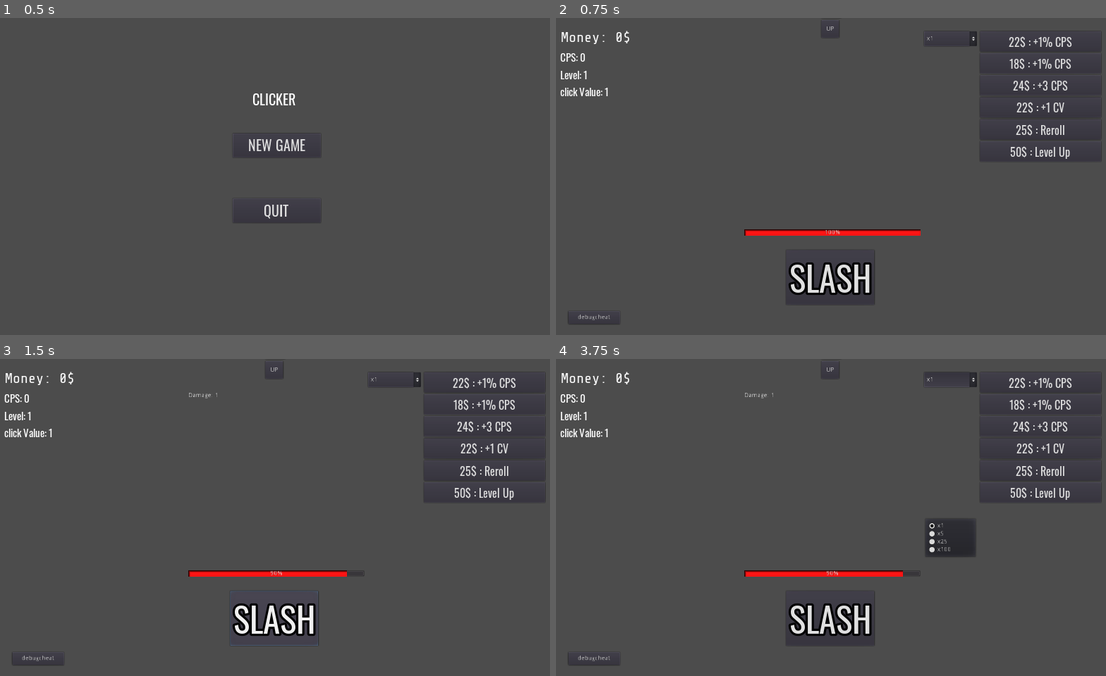
Above: before the commit, frames 1-4 (two rows, left to right).
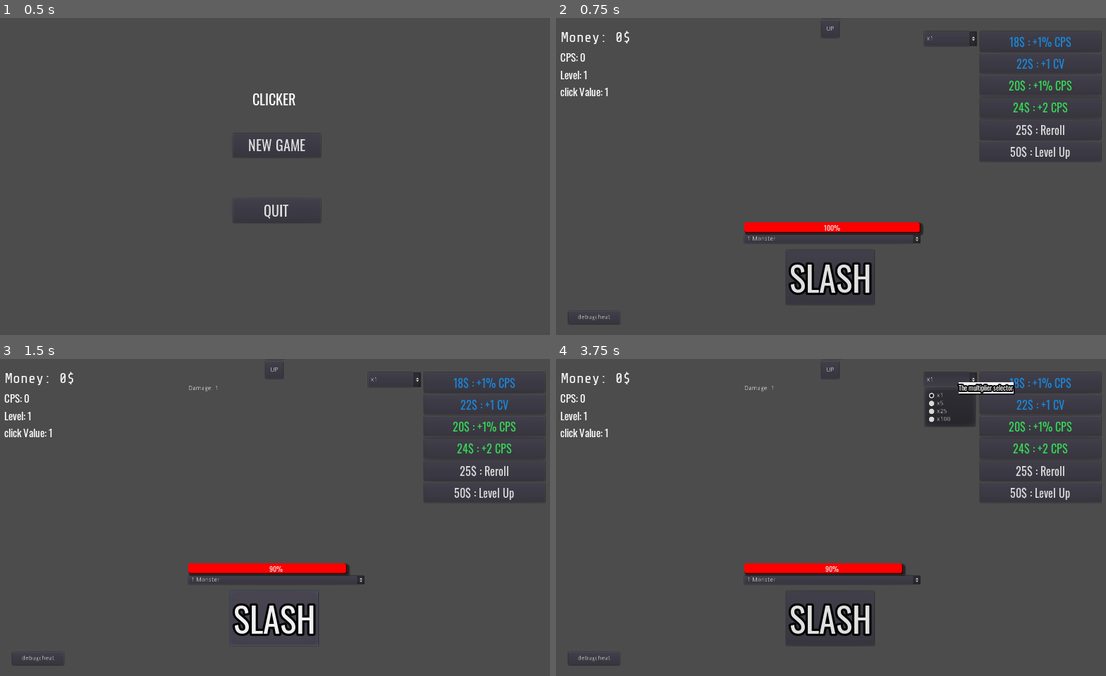
Above: after the commit, the same moments.

Repository: Seliaste/BadClickerProject
Game: Godot game, scene res://mainMenu/mainMenu.tscn
Two runs of this game, one before a commit and one after it. Both use one fixed random seed, a clock stepped at 60 frames per second and the inputs below.
Inputs:
- Up to frame 1 (0.5 s): no input
- Up to frame 2 (0.75 s): click "NEW GAME" at 0.5 s
- Up to frame 3 (1.5 s): click "SLASH" at 1.25 s
- Up to frame 4 (3.75 s): click "25$ : Reroll" at 2 s; click "50$ : Level Up" at 2.75 s; click "x1" at 3.5 s

Frame 1 is identical in both runs. In frame 2, 2.3% of the frame differs, in the area x 34-94%, y 5-72%; in frame 3, 2.2%; in frame 4, 4.5%.

Commit message:
added so many things I don't remember what

Diff:
--- a/Monster.gd
+++ b/Monster.gd
@@ -7,33 +7,56 @@
 onready var lifebar = get_node("/root/Node2D/Monster/VBoxContainer/ProgressBar")
 onready var logs = get_node("/root/Node2D/Monster/VBoxContainer/Log")
 var rng = RandomNumberGenerator.new()
+var monsterNum = 1
+var currmonsterNum = 1
+var isSpawned = true
 
 func _ready():
 	spawnBoss()
 
 func spawnBoss():
+	currmonsterNum = monsterNum
 	rng.randomize()
-	maxlife = ceil(10 * rng.randf_range(0.9,1.1) * player.level)
+	maxlife = ceil(10 * rng.randf_range(0.9,1.1) * (pow(player.level,2)) * currmonsterNum)
 	life = maxlife
 	refreshLife()
+	print(currmonsterNum)
 
 func damage(damageAmount: float, showdmg = false):
-	if damageAmount > 0:
+	if damageAmount > 0 and isSpawned == true:
 		life -= damageAmount
 		if showdmg:
 			logs.text += "Damage: " + str(damageAmount) + "\n"
 		if life <= 0:
 			var remainingdmg = -life
+			var earnedMoney = rng.randi_range(2,10) * player.level * currmonsterNum
+			var deathMessage = ""
+			match currmonsterNum:
+				1:
+					deathMessage = "You killed the monster and won : "+str(earnedMoney)+" $ \n"
+				5:
+					deathMessage = "You killed 5 monsters and won : "+str(earnedMoney)+" $ \n"
+				25:
+					deathMessage = "You killed 25 monsters and won : "+str(earnedMoney)+" $ \n"
+				500:
+					deathMessage = "You killed 500 monsters and won : "+str(earnedMoney)+" $ \n"
+			if logs.text.length() > 2000:
+				logs.text = logs.text.right(100) + deathMessage
+			else:
+				logs.text += deathMessage
+			player.money += earnedMoney
+			player.killed += currmonsterNum
+			isSpawned = false
+			lifebar.value = 0
+			yield(get_tree().create_timer(0.2), "timeout")
 			spawnBoss()
-			var earnedMoney = rng.randi_range(2,10) * player.level
-			if logs.text.length() > 2000:
-				logs.text = logs.text.right(100) + "You killed the monster and won : "+str(earnedMoney)+" $ \n"
-			else:
-				logs.text += "You killed the monster and won : "+str(earnedMoney)+" $ \n"
-			player.money += earnedMoney
 			damage(remainingdmg)
+			isSpawned = true
 		refreshLife()
 
 func refreshLife():
 	lifebar.value = (life/maxlife)*100
 	lifebar.hint_tooltip = str(life)+"/"+str(maxlife)
+
+func _on_OptionButton_item_selected(_index: int):
+	monsterNum = get_node("VBoxContainer/OptionButton").get_selected_id()
--- a/gameScene.tscn
+++ b/gameScene.tscn
@@ -9,6 +9,7 @@
 [ext_resource path="res://player/SavePannelScript.gd" type="Script" id=7]
 [ext_resource path="res://gameScene.gd" type="Script" id=8]
 [ext_resource path="res://player/buttonManagementScript.gd" type="Script" id=9]
+[ext_resource path="res://mainMenu/styleLifeBar.tres" type="StyleBox" id=10]
 
 [sub_resource type="DynamicFont" id=1]
 size = 27
@@ -19,40 +20,42 @@
 size = 27
 font_data = ExtResource( 4 )
 
-[sub_resource type="DynamicFont" id=7]
+[sub_resource type="DynamicFont" id=3]
 size = 79
 outline_size = 5
 outline_color = Color( 0, 0, 0, 1 )
 font_data = ExtResource( 4 )
 
-[sub_resource type="DynamicFont" id=3]
+[sub_resource type="DynamicFont" id=4]
 size = 32
 font_data = ExtResource( 6 )
 
-[sub_resource type="DynamicFont" id=4]
+[sub_resource type="DynamicFont" id=5]
 size = 24
 font_data = ExtResource( 4 )
 
-[sub_resource type="StyleBoxFlat" id=8]
-bg_color = Color( 1, 0.0784314, 0.0784314, 1 )
-border_width_left = 5
-border_width_top = 5
-border_color = Color( 0, 0, 0, 1 )
-border_blend = true
-corner_detail = 9
-
-[sub_resource type="StyleBoxFlat" id=5]
+[sub_resource type="StyleBoxFlat" id=6]
 bg_color = Color( 0.952941, 0.945098, 0.945098, 1 )
 border_color = Color( 0, 0, 0, 1 )
 shadow_color = Color( 0, 0, 0, 0.780392 )
 shadow_size = 2
 shadow_offset = Vector2( 2, 2 )
 
-[sub_resource type="DynamicFont" id=6]
+[sub_resource type="DynamicFont" id=7]
 outline_size = 3
 font_data = ExtResource( 4 )
 
+[sub_resource type="StyleBoxEmpty" id=8]
+
+[sub_resource type="DynamicFont" id=9]
+size = 17
+font_data = ExtResource( 4 )
+
 [node name="Node2D" type="Control"]
+margin_left = 639.584
+margin_top = 360.008
+margin_right = 639.584
+margin_bottom = 360.008
 script = ExtResource( 8 )
 __meta__ = {
 "_edit_use_anchors_": false
@@ -71,10 +74,10 @@
 [node name="AscendContainer" type="VBoxContainer" parent="UpgradesPanel"]
 anchor_left = 1.0
 anchor_right = 1.0
-margin_left = -200.0
-margin_top = 50.0
-margin_right = -50.0
-margin_bottom = 250.0
+margin_left = -424.061
+margin_top = 66.9897
+margin_right = -82.061
+margin_bottom = 266.99
 alignment = 1
 __meta__ = {
 "_edit_use_anchors_": false
@@ -82,19 +85,31 @@
 
 [node name="AscendLabel" type="Label" parent="UpgradesPanel/AscendContainer"]
 margin_top = 54.0
-margin_right = 154.0
+margin_right = 342.0
 margin_bottom = 95.0
-hint_tooltip = "aezeazaze"
 custom_fonts/font = SubResource( 1 )
 text = "ASCENTION"
 align = 1
 
 [node name="AscendButton" type="Button" parent="UpgradesPanel/AscendContainer"]
 margin_top = 99.0
-margin_right = 154.0
+margin_right = 342.0
 margin_bottom = 146.0
 custom_fonts/font = SubResource( 2 )
 text = "Ascend : +# AP"
+
+[node name="CanvasLayer" type="CanvasLayer" parent="UpgradesPanel/AscendContainer"]
+
+[node name="ConfirmationDialog" type="ConfirmationDialog" parent="UpgradesPanel/AscendContainer/CanvasLayer"]
+margin_left = 486.288
+margin_top = -424.554
+margin_right = 829.288
+margin_bottom = -349.554
+dialog_text = "Are you sure you want to ascend? This will reset everything and permanently boost your stats"
+dialog_autowrap = true
+__meta__ = {
+"_edit_use_anchors_": false
+}
 
 [node name="SkillTreeContainer" type="VBoxContainer" parent="UpgradesPanel"]
 margin_right = 644.0
@@ -277,9 +292,9 @@
 }
 
 [node name="mainPanel" type="Control" parent="."]
-margin_left = -645.0
+margin_left = -645.455
 margin_top = -354.748
-margin_right = 635.0
+margin_right = 634.545
 margin_bottom = 365.252
 mouse_filter = 1
 __meta__ = {
@@ -318,7 +333,6 @@
 [node name="BuyButton1" type="Button" parent="mainPanel/buyContainer"]
 margin_right = 275.0
 margin_bottom = 47.0
-hint_tooltip = "azeaze"
 mouse_filter = 1
 mouse_default_cursor_shape = 2
 custom_fonts/font = SubResource( 2 )
@@ -382,6 +396,7 @@
 margin_top = 25.0
 margin_right = -307.498
 margin_bottom = 59.0
+hint_tooltip = "The multiplier selector"
 mouse_filter = 1
 mouse_default_cursor_shape = 2
 text = "x1"
@@ -393,7 +408,7 @@
 
 [node name="AudioStreamPlayer" type="AudioStreamPlayer" parent="mainPanel"]
 stream = ExtResource( 3 )
-volume_db = -6.0
+volume_db = -80.0
 autoplay = true
 
 [node name="UP" type="Button" parent="mainPanel"]
@@ -470,6 +485,7 @@
 script = ExtResource( 2 )
 
 [node name="Camera2D" type="Camera2D" parent="Player"]
+position = Vector2( 640, 360 )
 current = true
 
 [node name="MoneyLabel" type="Label" parent="Player/Camera2D"]
@@ -508,23 +524,42 @@
 "_edit_use_anchors_": false
 }
 
+[node name="CanvasLayer" type="CanvasLayer" parent="."]
+layer = 2
+follow_viewport_enable = true
+
+[node name="Tooltip" type="Label" parent="CanvasLayer"]
+margin_left = 318.0
+margin_top = -434.0
+margin_right = 350.0
+margin_bottom = -409.0
+mouse_filter = 1
+size_flags_horizontal = 3
+size_flags_vertical = 2
+custom_styles/normal = SubResource( 6 )
+custom_fonts/font = SubResource( 7 )
+custom_colors/font_outline_modulate = Color( 0, 0, 0, 1 )
+text = "aezzz"
+__meta__ = {
+"_edit_use_anchors_": false
+}
+
 [node name="Monster" type="Node" parent="."]
 script = ExtResource( 5 )
 
 [node name="VBoxContainer" type="VBoxContainer" parent="Monster"]
-margin_left = -200.0
-margin_top = -300.0
-margin_right = 200.0
-margin_bottom = 150.0
+margin_left = 439.584
+margin_top = 60.0083
+margin_right = 839.584
+margin_bottom = 514.008
 alignment = 1
 __meta__ = {
 "_edit_use_anchors_": false
 }
 
 [node name="Log" type="RichTextLabel" parent="Monster/VBoxContainer"]
-margin_top = 16.0
 margin_right = 400.0
-margin_bottom = 416.0
+margin_bottom = 400.0
 rect_min_size = Vector2( 400, 400 )
 mouse_filter = 1
 scroll_active = false
@@ -534,29 +569,26 @@
 }
 
 [node name="ProgressBar" type="ProgressBar" parent="Monster/VBoxContainer"]
-margin_top = 420.0
+margin_top = 404.0
 margin_right = 400.0
-margin_bottom = 434.0
+margin_bottom = 430.0
 hint_tooltip = "Life: "
 mouse_filter = 1
 mouse_default_cursor_shape = 3
-custom_styles/fg = SubResource( 8 )
+custom_styles/fg = ExtResource( 10 )
+custom_styles/bg = SubResource( 8 )
+custom_fonts/font = SubResource( 9 )
 value = 100.0
 
-[node name="Tooltip" type="Label" parent="."]
-margin_left = -200.0
-margin_top = 122.0
-margin_right = -200.0
-margin_bottom = 147.0
-mouse_filter = 1
-size_flags_horizontal = 3
-size_flags_vertical = 2
-custom_styles/normal = SubResource( 5 )
-custom_fonts/font = SubResource( 6 )
-custom_colors/font_outline_modulate = Color( 0, 0, 0, 1 )
-__meta__ = {
-"_edit_use_anchors_": false
-}
+[node name="OptionButton" type="OptionButton" parent="Monster/VBoxContainer"]
+margin_top = 434.0
+margin_right = 400.0
+margin_bottom = 454.0
+text = "1 Monster"
+items = [ "1 Monster", null, false, 1, null, "5 Monsters", null, false, 5, null, "25 Monsters", null, false, 25, null, "500 Monsters", null, false, 500, null ]
+selected = 0
+[connection signal="pressed" from="UpgradesPanel/AscendContainer/AscendButton" to="Player" method="_on_AscendButton_pressed"]
+[connection signal="confirmed" from="UpgradesPanel/AscendContainer/CanvasLayer/ConfirmationDialog" to="Player" method="_on_ConfirmationDialog_confirmed"]
 [connection signal="pressed" from="UpgradesPanel/Down" to="Player" method="_on_Down_pressed"]
 [connection signal="pressed" from="mainPanel/clickButton" to="Player" method="_on_Button_pressed"]
 [connection signal="pressed" from="mainPanel/buyContainer/BuyButton1" to="Player" method="_on_BuyButton_pressed"]
@@ -570,3 +602,4 @@
 [connection signal="pressed" from="SavePannel/Save" to="SavePannel" method="_on_Save_pressed"]
 [connection signal="pressed" from="SavePannel/Return" to="SavePannel" method="_on_Return_pressed"]
 [connection signal="pressed" from="debugButton" to="Player" method="_on_DebugButton_pressed"]
+[connection signal="item_selected" from="Monster/VBoxContainer/OptionButton" to="Monster" method="_on_OptionButton_item_selected"]
--- /dev/null
+++ b/mainMenu/styleLifeBar.tres
@@ -0,0 +1,15 @@
+[gd_resource type="StyleBoxFlat" format=2]
+
+[resource]
+bg_color = Color( 1, 0, 0, 1 )
+border_width_right = 3
+border_width_bottom = 3
+border_color = Color( 0, 0, 0, 1 )
+border_blend = true
+corner_radius_top_left = 5
+corner_radius_top_right = 5
+corner_radius_bottom_right = 5
+corner_radius_bottom_left = 5
+shadow_color = Color( 0, 0, 0, 0.505882 )
+shadow_size = 4
+shadow_offset = Vector2( 4, 4 )
--- a/player/Player.gd
+++ b/player/Player.gd
@@ -10,12 +10,16 @@
 var level = 1
 var moneyLabel = "-"
 var timePlayed = 0
+var newpowr = 1
+var currpowr = 1
+var killed = 0
 const MAX_DIGITS: int = 10
 var newLevelCost: int = 50
-onready var tooltip = get_node("/root/Node2D/Tooltip")
+onready var tooltip = get_node("/root/Node2D/CanvasLayer/Tooltip")
 const q = 1.2
 onready var buyContainer = get_node("/root/Node2D/mainPanel/buyContainer")
 onready var monster = get_node("/root/Node2D/Monster")
+onready var ascentionbtn = get_node("/root/Node2D/UpgradesPanel/AscendContainer/AscendButton")
 func save():
 	var save_dict = {
 		"filename" : get_filename(),
@@ -62,7 +66,7 @@
 # Called every frame. 'delta' is the elapsed time since the previous frame.
 func _process(delta):
 	timePlayed += delta
-	monster.damage(delta*rawcps*cpsMultiplier)
+	monster.damage(delta*pow(rawcps*cpsMultiplier, currpowr))
 	if money < 100000:
 		moneyLabel = str(round(money))
 	else:
@@ -72,7 +76,7 @@
 
 	get_node("Camera2D/MoneyLabel").set_text("Money: " + moneyLabel +"$")
 
-	var _cps=rawcps*cpsMultiplier
+	var _cps=pow(rawcps*cpsMultiplier, currpowr)
 	if _cps < 1000:
 		cpsLabel = str(round(_cps))
 	else:
@@ -86,18 +90,21 @@
 		if node.get_global_rect().has_point(mousePos) and node.hint_tooltip != "":
 			tooltip.visible = true
 			tooltip.text = node.hint_tooltip
-			tooltip.set_position(mousePos+get_node("/root/Node2D/Player/Camera2D").get_position())
+			tooltip.set_global_position(mousePos+Vector2(20,5))
 			break
 		else:
 			tooltip.visible = false
 
+	newpowr = stepify(currpowr + (timePlayed/1000)  + (killed / 1000) + (level / 100), 0.01)
+	ascentionbtn.text = "Ascend : +%s Power" % str(newpowr-currpowr)
+	ascentionbtn.hint_tooltip = "You currently have %s Power" % str(currpowr)
 
 
 
 func _unhandled_input(event):
 	if event is InputEventKey:
 		if event.scancode == KEY_ESCAPE:
-			get_node("Camera2D").set_position(Vector2(1280,0))
+			get_node("Camera2D").set_position(Vector2(1280+640,360))
 	else: pass
 
 
@@ -140,9 +147,29 @@
 			newLevelCost/=q
 	get_node("/root/Node2D/mainPanel/buyContainer/LevelUp").text = str(newLevelCost)+"$ : Level Up"
 	get_node("/root/Node2D/mainPanel/buyContainer/Reroll").text = str(newLevelCost/2)+"$ : Reroll"
+	get_node("/root/Node2D/mainPanel/buyContainer").rerollCost = newLevelCost/2
 
 func _on_UP_pressed():
-	get_node("Camera2D").set_position(Vector2(0,-720))
+	get_node("Camera2D").set_position(Vector2(640,-360))
+
 
 func _on_Down_pressed():
-	get_node("Camera2D").set_position(Vector2(0,0))
+	get_node("Camera2D").set_position(Vector2(640,360))
+
+func _on_AscendButton_pressed():
+	get_node("/root/Node2D/UpgradesPanel/AscendContainer/CanvasLayer/ConfirmationDialog").popup_centered()
+
+func _on_ConfirmationDialog_confirmed():
+	currpowr = newpowr
+	money = 0
+	clickValue = 1
+	rawcps = 0
+	cpsMultiplier = 1
+	cpsLabel = 0
+	level = 1
+	timePlayed = 0
+	killed = 0
+	buyContainer.Reroll()
+	get_node("Camera2D").set_position(Vector2(640,360))
+	monster.spawnBoss()
+	get_node("/root/Node2D/Monster/VBoxContainer/OptionButton").selected = 0
--- a/player/SavePannelScript.gd
+++ b/player/SavePannelScript.gd
@@ -25,4 +25,4 @@
 
 
 func _on_Return_pressed():
-	get_parent().get_node("Player/Camera2D").set_position(Vector2(0	,0))
+	get_parent().get_node("Player/Camera2D").set_position(Vector2(640	,360))
--- a/player/buttonManagementScript.gd
+++ b/player/buttonManagementScript.gd
@@ -7,6 +7,7 @@
 const buttonTypes = ["cpsMultiplier","rawcps","clickValue"]
 const messages = {"cpsMultiplier": "% CPS", "rawcps": " CPS", "clickValue": " CV"}
 const baseVals = {"cpsMultiplier":2 , "rawcps": 4 , "clickValue": 1}
+const rarityColors = [Color(0, 0, 0),Color("#35db56"),Color("#1888de"),Color("#8818de"),Color("#ff6a00")]
 var buttonParameters = [[],[],[],[],]
 var rng = RandomNumberGenerator.new()
 var rerollCost =25
@@ -30,10 +31,17 @@
 func Reroll():
 	var level = player.level
 	for i in range(4):
-		rng.randomize()
-		var rarity = rng.randi_range(0,3)+1
+		var rarity = 1
+		for _j in range(3):
+			rng.randomize()
+			if rng.randi_range(1,2) == 2:
+				rarity += 1
+			else:break
 		var type = buttonTypes[rng.randi_range(0,len(buttonTypes)-1)]
 		var cost = ceil(rng.randf_range(0.80,1.20)*10*level)*2
 		var val = ceil(rng.randf_range(0.8,1.2)*baseVals[type]*(rarity/4+1)*(level)/4)
 		buttonParameters[i] = [cost,type,val,rarity]
-		get_node("/root/Node2D/mainPanel/buyContainer/BuyButton"+str(i+1)).set_text(str(cost)+"$ : +"+str(val)+str(messages[type]))
+		var node = get_node("/root/Node2D/mainPanel/buyContainer/BuyButton"+str(i+1))
+		node.set_text(str(cost)+"$ : +"+str(val)+str(messages[type]))
+		node.add_color_override("font_color", rarityColors[rarity])
+		print(rarityColors[rarity])
--- a/project.godot
+++ b/project.godot
@@ -26,6 +26,10 @@
 window/stretch/mode="2d"
 window/stretch/aspect="keep"
 
+[global]
+
+tooltip=false
+
 [rendering]
 
 quality/driver/driver_name="GLES2"
Not shown, changed: export_presets.cfg
Not shown: 4 places in gameScene.tscn that only renumber resources
